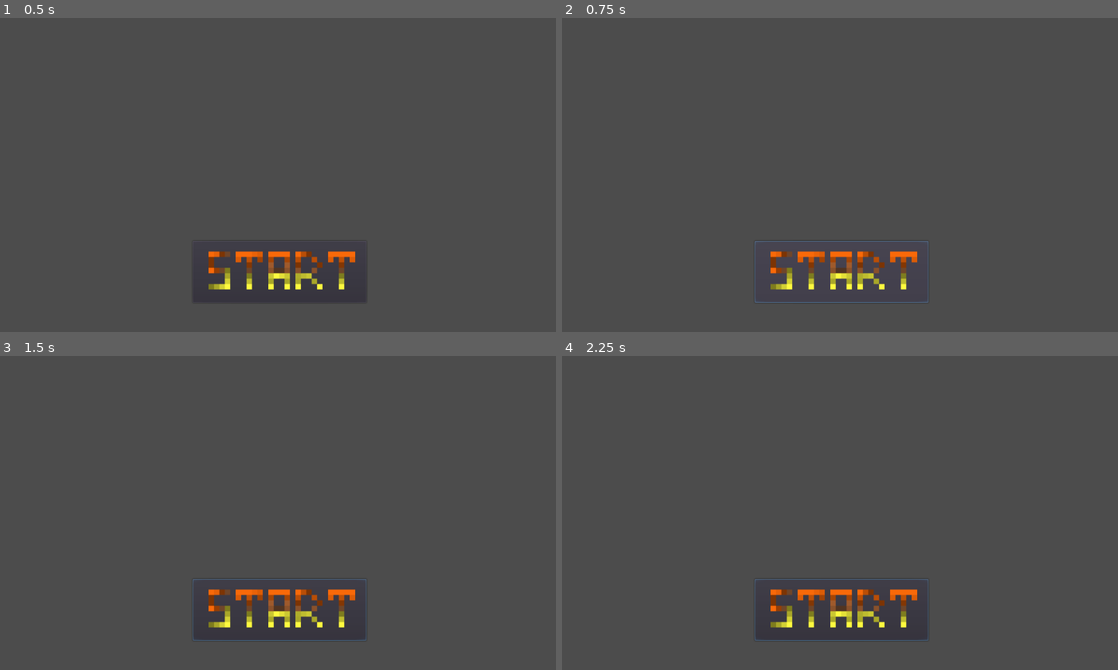
Above: before the commit, frames 1-4 (two rows, left to right).
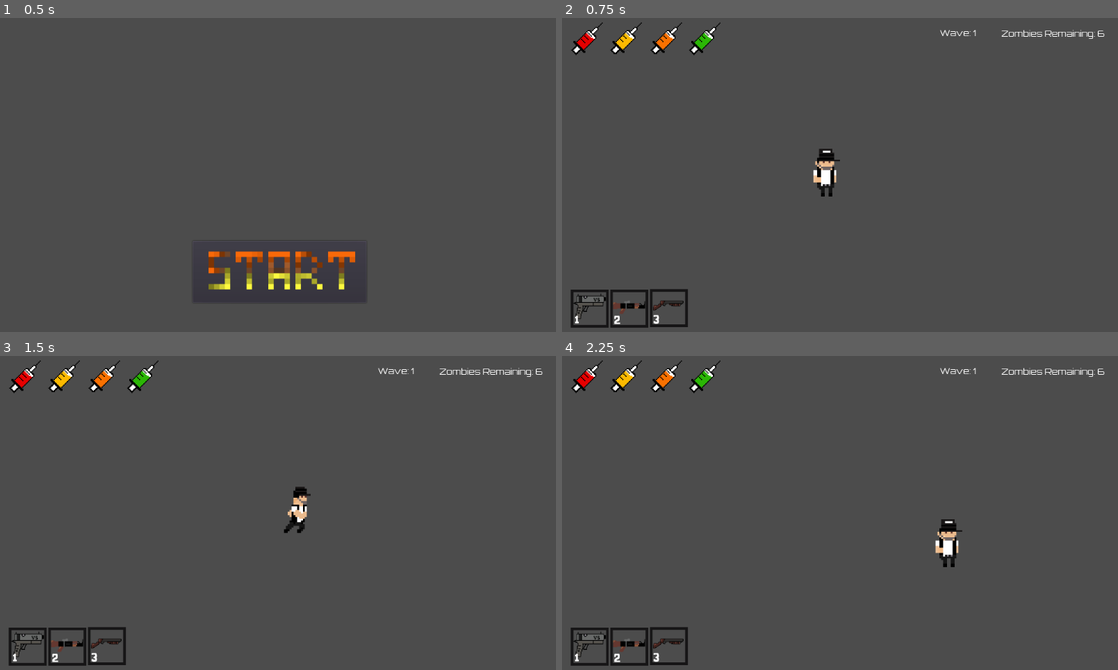
Above: after the commit, the same moments.

Repository: Vincius-dev/Game-CoronaVapo
Game: Godot game, scene res://scenes/TelaInicial.tscn
Same seed, same stepped clock (60 frames per second), same inputs: the game is played once before the commit and once after it.
Inputs (mouse positions are in pixels of both pictures, inside the frame that each line leads up to):
- Up to frame 1 (0.5 s): no input
- Up to frame 2 (0.75 s): click (840, 272) at 0.5 s
- Up to frame 3 (1.5 s): tap Enter at 1.25 s; move the mouse to (400, 497) at 1.27 s; hold Right (right) from 1.28 s (still down); tap 1 (Slot1) at 1.35 s
- Up to frame 4 (2.25 s): move the mouse to (728, 528) at 2.02 s; release Right (right) at 2.03 s; hold Down (down) from 2.03 s (still down); tap 2 (Slot2) at 2.1 s

Frame 1 is identical in both runs. In frame 2, 4.0% of the frame differs, in the area x 1-98%, y 1-99%; in frame 3, 3.9%; in frame 4, 4.0%.

Commit message:
Tela Inicial Completa

Diff:
--- a/ProjectTecnico/scenes/TelaInicial.tscn
+++ b/ProjectTecnico/scenes/TelaInicial.tscn
@@ -1,6 +1,7 @@
-[gd_scene load_steps=2 format=2]
+[gd_scene load_steps=3 format=2]
 
 [ext_resource path="res://assets/img/Start.png" type="Texture" id=1]
+[ext_resource path="res://scripts/Button.gd" type="Script" id=2]
 
 [node name="TelaInicial" type="Node2D"]
 
@@ -9,6 +10,7 @@
 margin_top = 422.903
 margin_right = 674.978
 margin_bottom = 536.903
+script = ExtResource( 2 )
 __meta__ = {
 "_edit_use_anchors_": false
 }
@@ -16,3 +18,4 @@
 [node name="Start" type="Sprite" parent="Button"]
 position = Vector2( 179.075, 109.541 )
 texture = ExtResource( 1 )
+[connection signal="pressed" from="Button" to="Button" method="_on_Start_pressed"]
--- /dev/null
+++ b/ProjectTecnico/scripts/Button.gd
@@ -0,0 +1,23 @@
+extends Button
+
+
+func _on_Start_mouse_entered():
+	$Start.modulate.r = 0.7
+	$Start.modulate.g = 0.7
+	$Start.modulate.b = 0.7
+	pass # Replace with function body.
+
+
+func _on_Start_mouse_exited():
+	$Start.modulate.r = 1
+	$Start.modulate.g = 1
+	$Start.modulate.b = 1
+	pass # Replace with function body.
+
+
+func _on_Start_pressed():
+	$Start.modulate.r = 0.4
+	$Start.modulate.g = 0.4
+	$Start.modulate.b = 0.4
+	get_tree().change_scene("res://scenes/Main.tscn")
+	pass
Empty file added: ProjectTecnico/scripts/TelaInicial.gd
